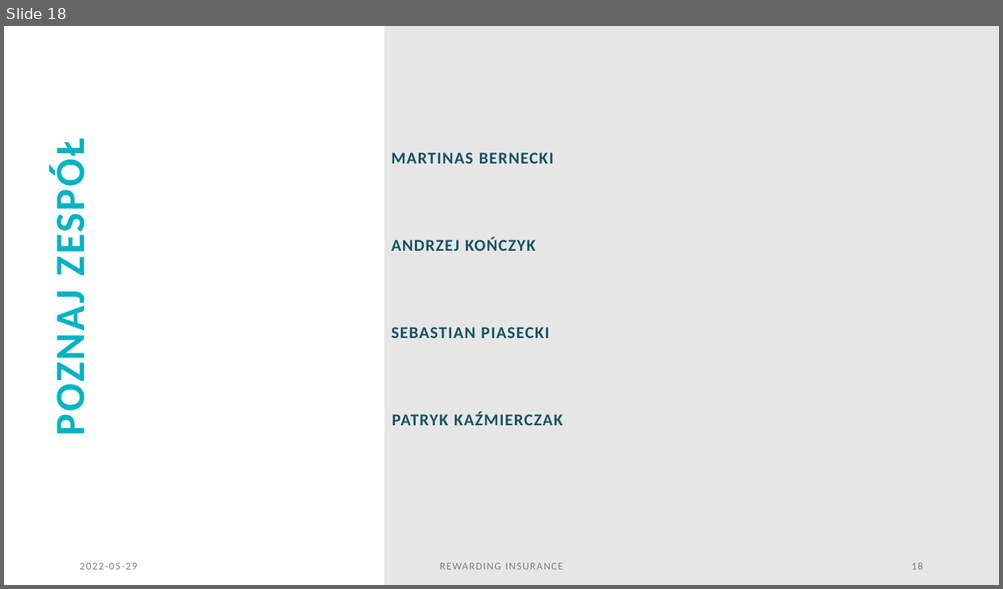
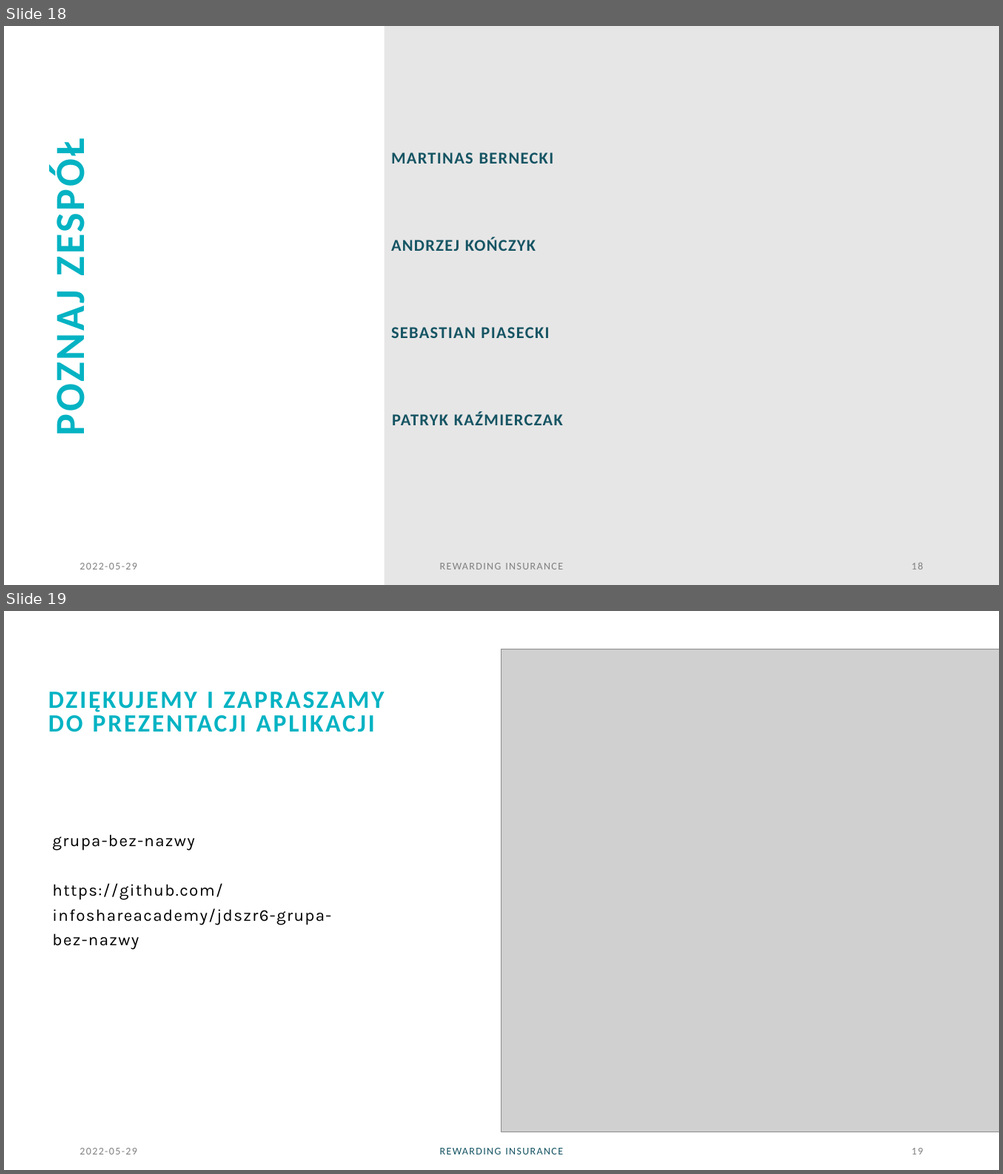
Before and after one commit to infoshareacademy/jdszr6-grupa-bez-nazwy, a slide deck: ML_project/rewarding Insurance 202205282249.pptx. Shown one above the other, each under a label of ours: slide 18 before the commit, slides 18 and 19 after it. The pictures are 1003x589 and 1003x1174 pixels, drawn with LibreOffice and Linux fonts; fonts in the diff are those of the drawing; grey boxes stand for pictures. Boxes give left, top, right and bottom in pixels: in the first picture for what was removed or moved away, otherwise in the second. Text is boxed around its words. In the diff, an @@ line names an element or a change of style, - is before the commit and + after.

```diff
--- a/ML_project/rewarding Insurance 202205282249.pptx
+++ b/ML_project/rewarding Insurance 202205282249.pptx
@@ slide 19 added at (4, 611, 999, 1170), background #FFFFFF @@
@@ picture added at (502, 649, 999, 1133) @@
@@ title added at (48, 692, 384, 732), 24 pt, text #04B3C3, bold @@
+DZIĘKUJEMY I ZAPRASZAMY DO PREZENTACJI APLIKACJI
@@ text added at (52, 834, 331, 950), 16 pt, text #000000 @@
+grupa-bez-nazwy
+https://github.com/infoshareacademy/jdszr6-grupa-bez-nazwy
@@ text added at (79, 1148, 137, 1155), 10 pt, text #808080 @@
+2022-05-29
@@ text added at (440, 1148, 563, 1155), 10 pt, text #155463 @@
+REWARDING INSURANCE
@@ page number added at (911, 1148, 923, 1155), 10 pt, text #808080 @@
+19
```
Also in this commit, not shown: 4 slides changed, 2 slides removed.
